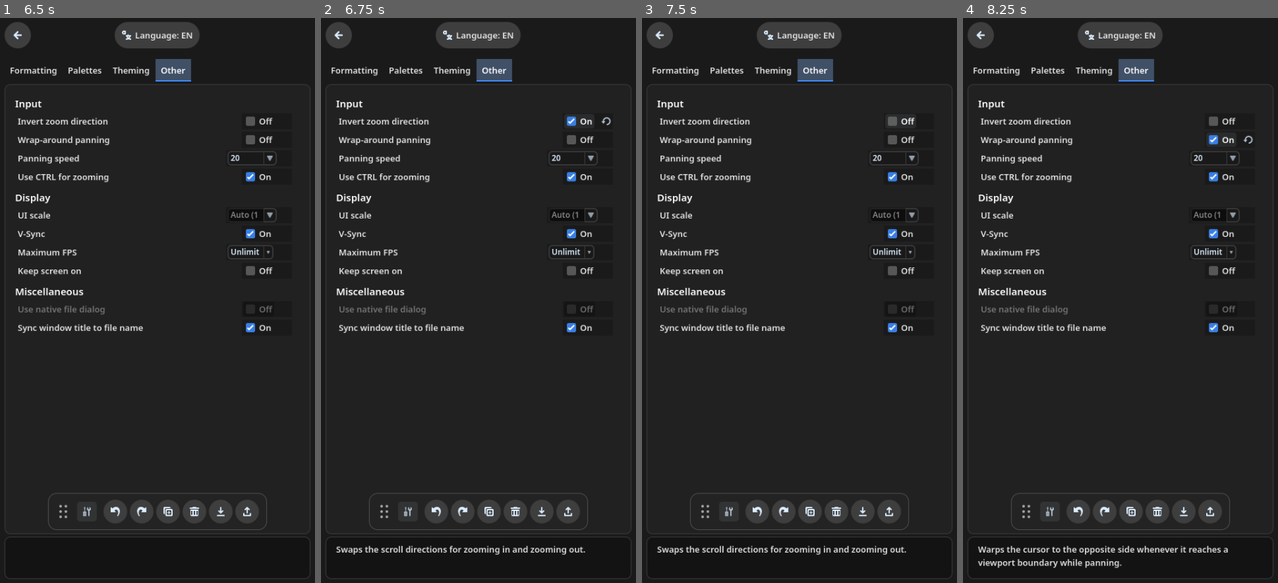
Above: before the commit, frames 1-4 (left to right).
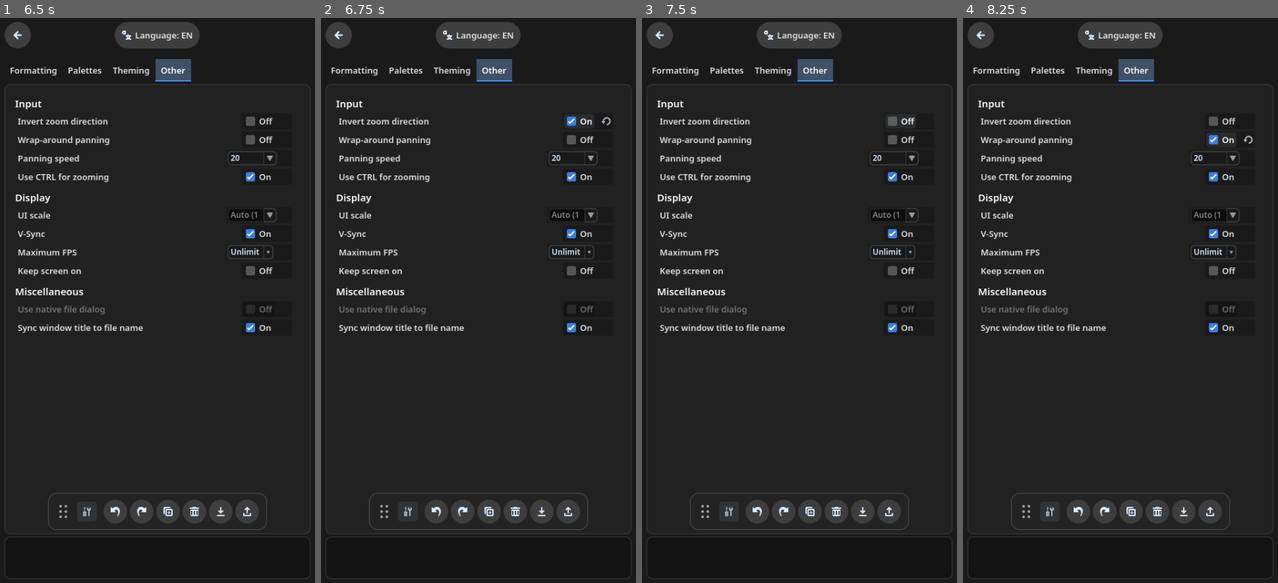
Above: after the commit, the same moments.

Repository: syntaxerror247/VectorTouch
Game: Godot game, scene res://src/ui_parts/settings_menu.tscn
The game is run twice, just before and just after one commit, with the same random seed, the same clock (stepped at 60 frames per second) and the same inputs. This scene is started directly instead of the project's main scene.
Inputs:
- Up to frame 1 (6.5 s): click "Formatting" at 0.5 s; click "Palettes" at 1.25 s; click "New palette" at 2 s; click "New palette" at 2.75 s; click "New palette from XML" at 3.5 s; click "New palette from XML" at 4.25 s; click "Theming" at 5 s; click "Other" at 5.75 s
- Up to frame 2 (6.75 s): click "Off" at 6.5 s
- Up to frame 3 (7.5 s): click "On" at 7.25 s
- Up to frame 4 (8.25 s): click "Off" at 8 s

Frame 1 is identical in both runs. In frame 2, 0.5% of the frame differs, in the area x 4-84%, y 93-95%; in frame 3, 0.5%; in frame 4, 0.8%, in the area x 4-85%, y 93-98%.

Commit message:
Fix touch scrolling in settings menu

Diff:
--- a/src/ui_widgets/settings_content_generic.gd
+++ b/src/ui_widgets/settings_content_generic.gd
@@ -721,11 +721,11 @@
 	frame.getter = resource_ref.get.bind(bind)
 	if has_default:
 		frame.default = resource_ref.get_setting_default(current_setup_setting)
-	frame.mouse_entered.connect(set_preview.bind(current_setup_setting))
+	frame.focus_entered.connect(set_preview.bind(current_setup_setting))
 	# Remove the preview when one of the following happens:
-	# 1. The mouse exits the setting frame and there's no popup.
-	# 2. The popup after the mouse exited the setting frame (i.e. color picker or dropdown) has been cleared.
-	frame.mouse_exited.connect(
+	# 1. The focus exits the setting frame and there's no popup.
+	# 2. The popup after the focus exited the setting frame (i.e. color picker or dropdown) has been cleared.
+	frame.focus_exited.connect(
 		func() -> void:
 			if HandlerGUI.popup_stack.is_empty():
 				remove_preview(bind)
